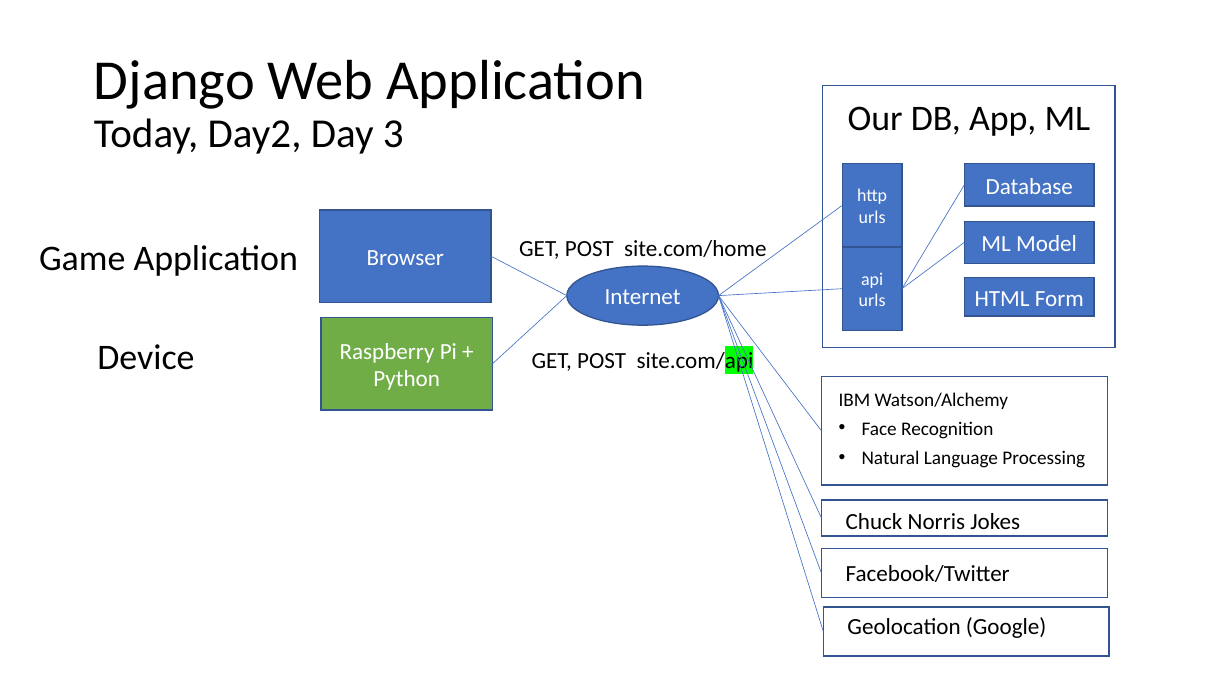
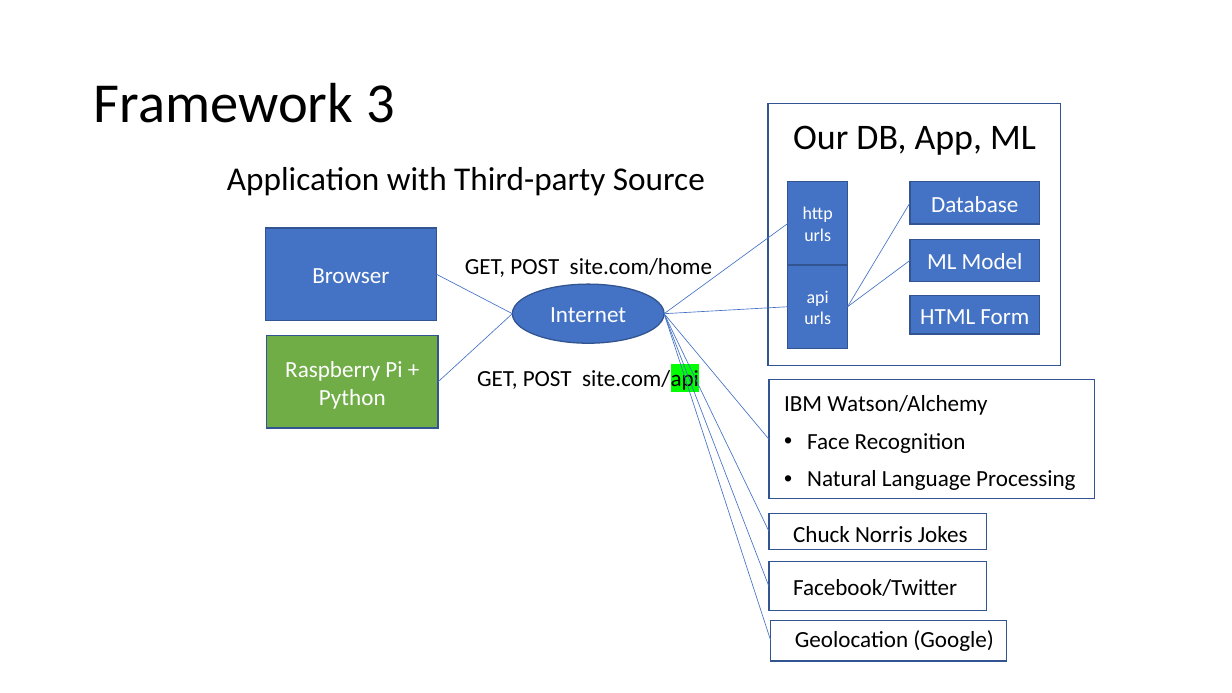
Before and after one commit to cwinsor/django_103_plasticc_and_ux, a slide deck: slide 7 of presentation.pptx (slide 8 before the commit). Drawn at 1232x693 pixels with LibreOffice and Linux fonts; fonts in the diff are those of the drawing. Boxes give left, top, right and bottom in pixels: in the first picture for what was removed or moved away, otherwise in the second. Text is boxed around its words. In the diff, an @@ line names an element or a change of style, - is before the commit and + after.

```diff
--- a/presentation.pptx
+++ b/presentation.pptx
@@ title at bbox=[94, 82, 395, 123]: text changed @@
-Django Web Application
-Today, Day2, Day 3
+Framework 3
@@ text at bbox=[227, 167, 705, 196]: text changed; size 28 to 25.9 pt @@
-Game Application
+Application with Third-party Source
@@ 7 rectangles, 5 lines, 2 texts, 1 ellipse: place and size @@
-7 rectangles, 5 lines, 2 texts, 1 ellipse at bbox=[320, 85, 1116, 348]
+7 rectangles, 5 lines, 2 texts, 1 ellipse at bbox=[265, 104, 1061, 366]
@@ 2 lines, 1 rectangle, 1 text: place and size @@
-2 lines, 1 rectangle, 1 text at bbox=[322, 296, 822, 573]
+2 lines, 1 rectangle, 1 text at bbox=[267, 313, 769, 587]
@@ line moved from (719, 296) - (823, 632) to (665, 313) - (771, 640) @@
@@ line moved from (719, 296) - (822, 518) to (665, 313) - (769, 531) @@
@@ line moved from (719, 296) - (822, 431) to (665, 313) - (769, 439) @@
@@ text removed at bbox=[97, 344, 194, 370] @@
-Device
@@ rectangle: place and size @@
-rectangle at bbox=[822, 377, 1107, 486]
+rectangle at bbox=[769, 380, 1095, 498]
@@ text "IBM Watson/Alchemy": place and size @@
-text "IBM Watson/Alchemy" at bbox=[839, 392, 1085, 468]
+text "IBM Watson/Alchemy" at bbox=[784, 395, 1075, 490]
@@ text "IBM Watson/Alchemy" at bbox=[784, 395, 1075, 490]: size 15 to 18 pt; line spacing 0.7 to 0.9 @@
@@ rectangle: place and size @@
-rectangle at bbox=[822, 500, 1107, 536]
+rectangle at bbox=[769, 513, 987, 549]
@@ text "Chuck Norris Jokes" rewrapped from bbox=[846, 513, 1020, 536] to bbox=[793, 526, 968, 542] @@
@@ rectangle: place and size @@
-rectangle at bbox=[822, 549, 1107, 598]
+rectangle at bbox=[769, 562, 987, 611]
@@ text "Facebook/Twitter": place and size @@
-text "Facebook/Twitter" at bbox=[846, 565, 1010, 582]
+text "Facebook/Twitter" at bbox=[793, 579, 957, 596]
@@ rectangle: place and size @@
-rectangle at bbox=[823, 607, 1109, 656]
+rectangle at bbox=[771, 620, 1006, 661]
@@ text "Geolocation (Google)": place and size @@
-text "Geolocation (Google)" at bbox=[847, 617, 1046, 638]
+text "Geolocation (Google)" at bbox=[795, 630, 993, 651]
```
Also in this commit, not shown: 17 other slides changed, 16 slides added, 3 slides removed, 4 other files.
